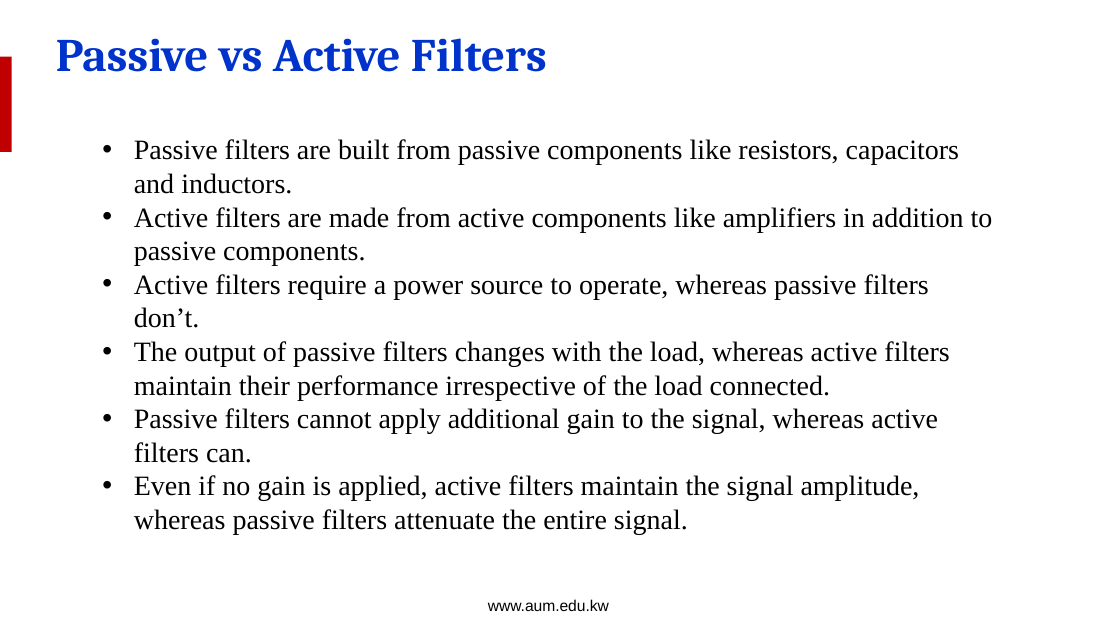
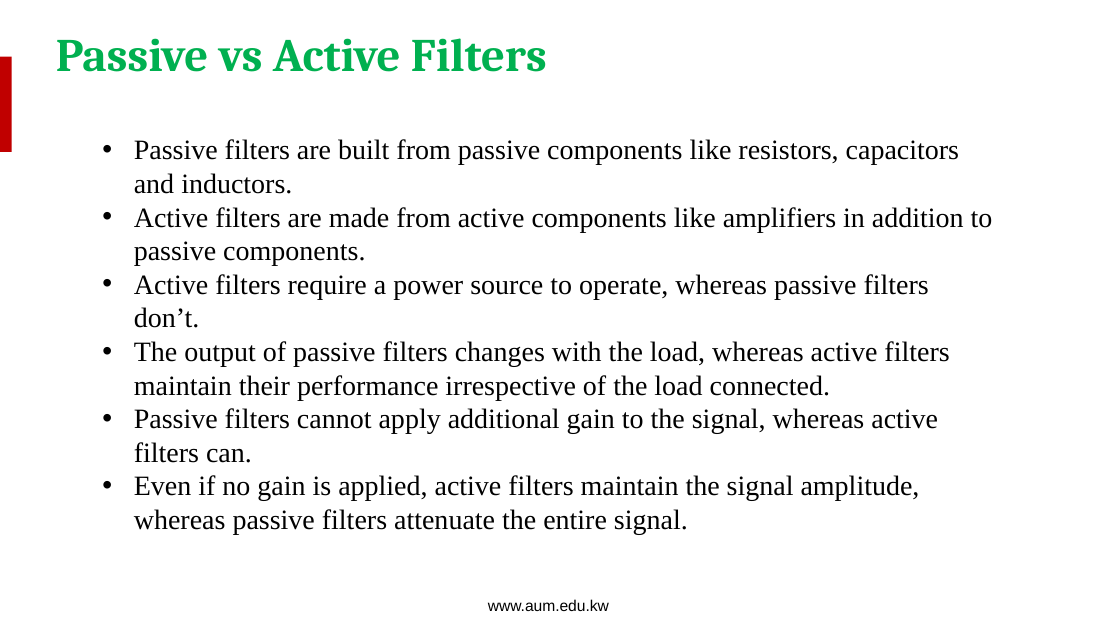
Before and after one commit to salmanrazzaq1993/AUM-WORK, a slide deck: slide 4 of PP WORK/Instructor Version/Week 9/Week 9 Lecture 1 -Biquad Realization.pptx. Drawn at 1120x630 pixels with LibreOffice and Linux fonts; fonts in the diff are those of the drawing; background and template pictures are left out. Boxes give left, top, right and bottom in pixels: in the first picture for what was removed or moved away, otherwise in the second. Text is boxed around its words. In the diff, an @@ line names an element or a change of style, - is before the commit and + after.

```diff
--- a/PP WORK/Instructor Version/Week 9/Week 9 Lecture 1 -Biquad Realization.pptx
+++ b/PP WORK/Instructor Version/Week 9/Week 9 Lecture 1 -Biquad Realization.pptx
@@ title "Passive vs Active Filters" at [56,38,547,72]: text colour #0033CC to #00B050 @@
```
Also in this commit, not shown: 12 other slides changed.
